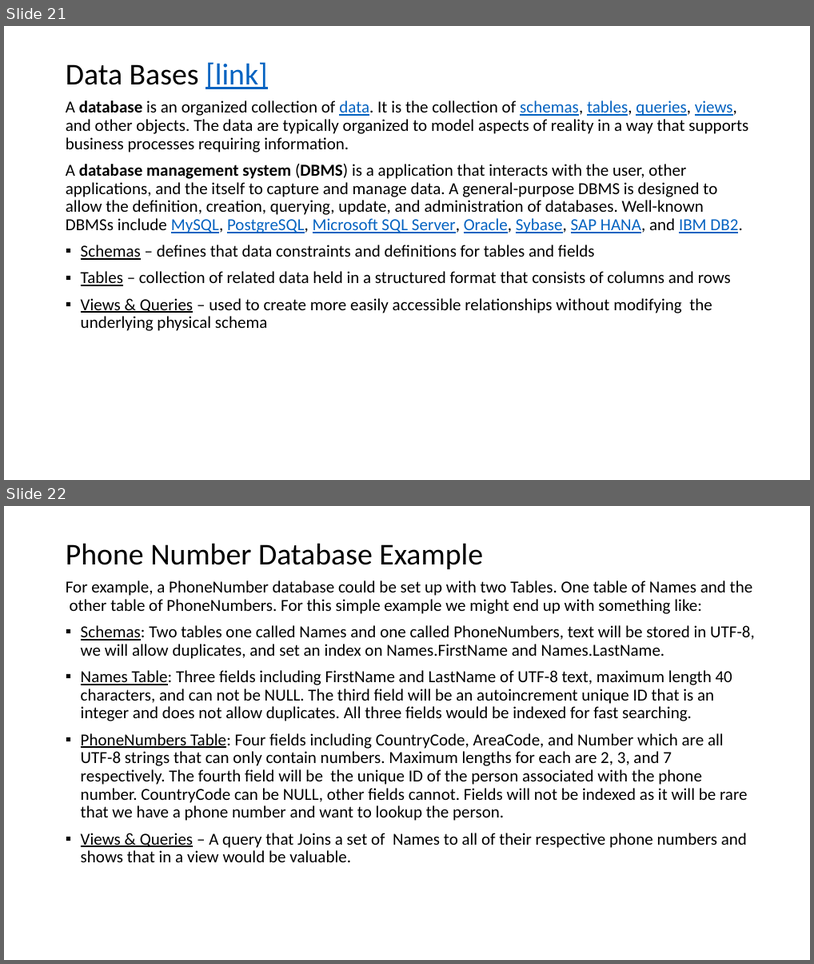
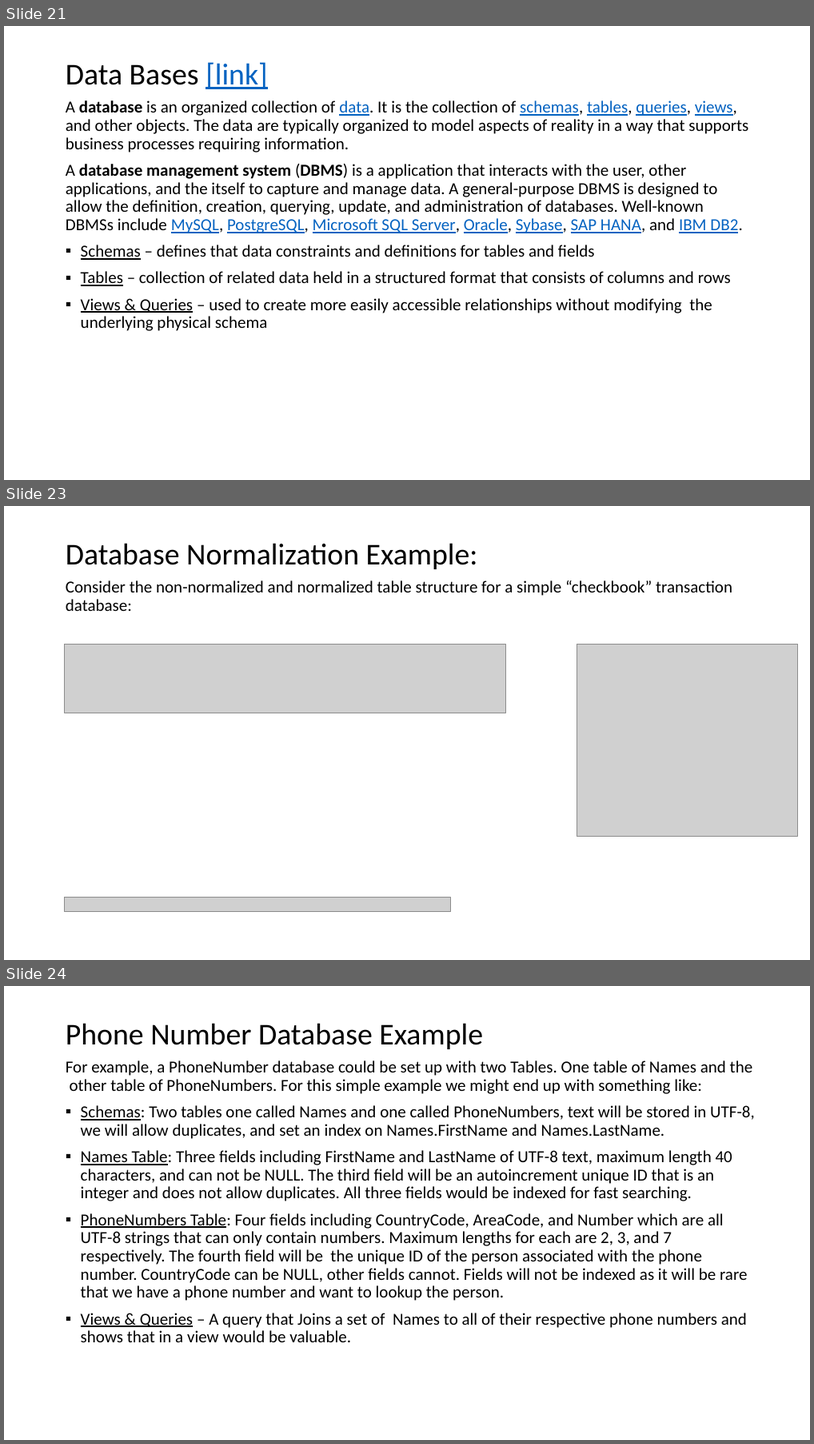
Before and after one commit to EricJPogue/www-epogue-info, a slide deck: CPSC-24500/Week08/2017SpringW08Slides.pptx. Shown one above the other, each under a label of ours: slides 21 and 22 before the commit, slides 21, 23 and 24 after it; the slides between them are not shown. The pictures are 814x964 and 814x1444 pixels, drawn with LibreOffice and Linux fonts; fonts in the diff are those of the drawing; grey boxes stand for pictures. Boxes give left, top, right and bottom in pixels: in the first picture for what was removed or moved away, otherwise in the second. Text is boxed around its words. In the diff, an @@ line names an element or a change of style, - is before the commit and + after.

```diff
--- a/CPSC-24500/Week08/2017SpringW08Slides.pptx
+++ b/CPSC-24500/Week08/2017SpringW08Slides.pptx
@@ slide 23 added at <box>4,506,810,960</box>, background #FFFFFF @@
@@ title added at <box>66,543,478,569</box>, 36 pt, text #000000 @@
+Database Normalization Example:
@@ text added at <box>66,580,733,611</box>, 20 pt, text #000000 @@
+Consider the non-normalized and normalized table structure for a simple “checkbook” transaction database:
@@ picture added at <box>65,644,506,713</box> @@
@@ picture added at <box>578,644,798,836</box> @@
@@ picture added at <box>65,896,451,912</box> @@
@@ what was slide 22 is now slide 24 @@
```
Also in this commit, not shown: 2 slides changed, 2 other slides added, 6 other files.
